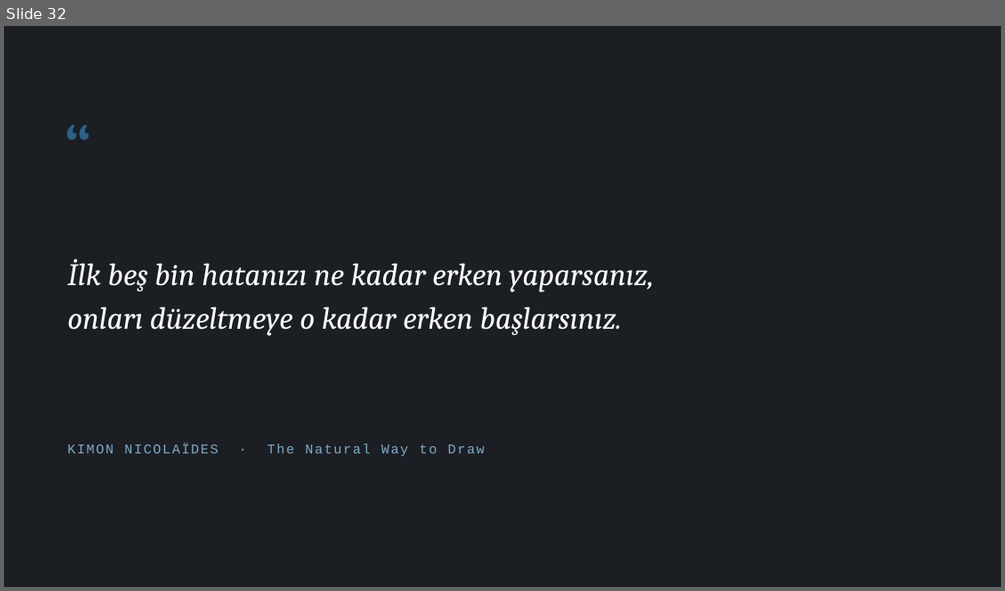
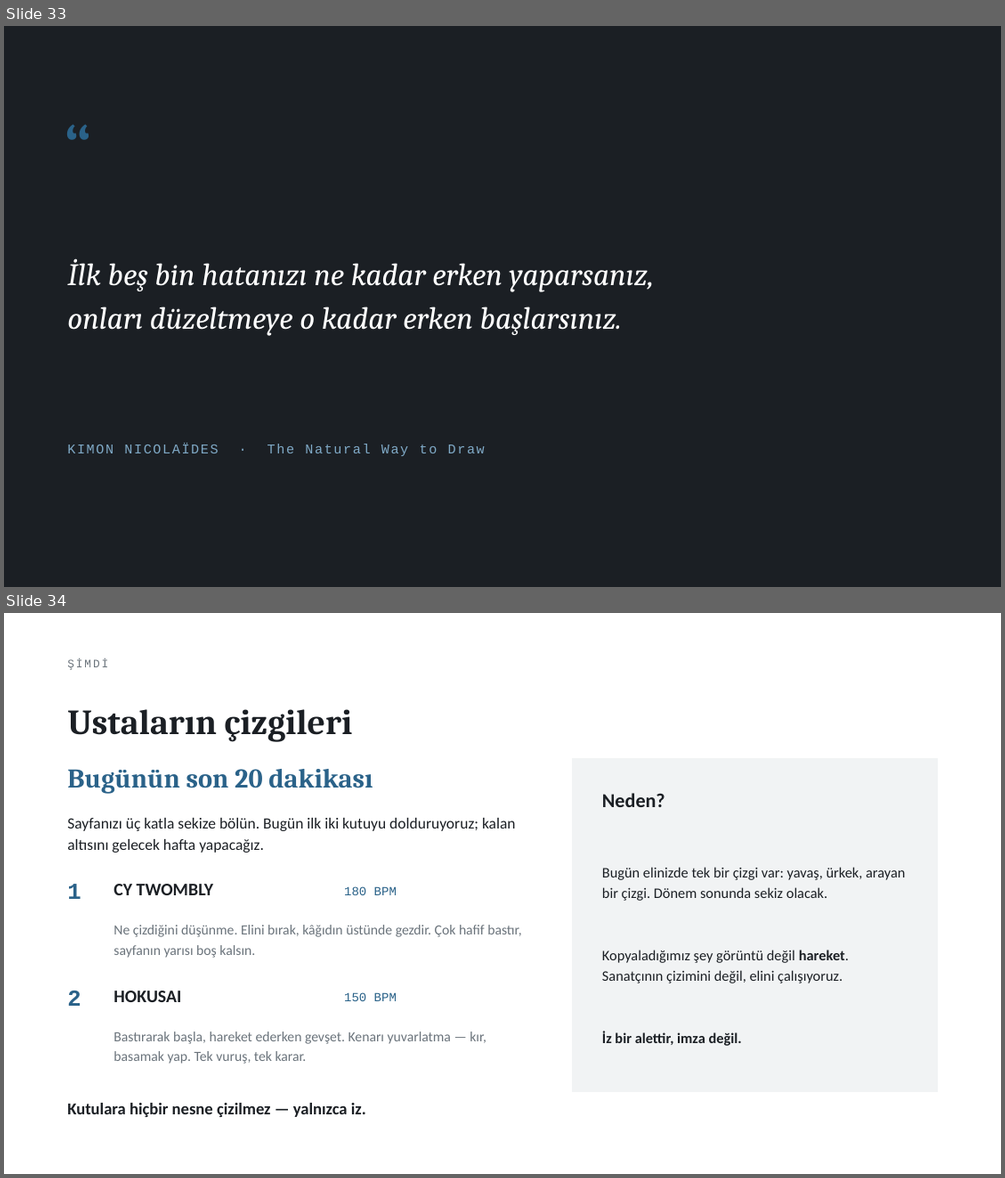
Before and after one commit to bunal91/sanat-ve-mekan, a slide deck: ders/serbest-cizim-teknikleri/02-1hafta-sunum.pptx. Shown one above the other, each under a label of ours: slide 32 before the commit, slides 33 and 34 after it. The pictures are 1005x591 and 1005x1178 pixels, drawn with LibreOffice and Linux fonts; fonts in the diff are those of the drawing. Boxes give left, top, right and bottom in pixels: in the first picture for what was removed or moved away, otherwise in the second. Text is boxed around its words. In the diff, an @@ line names an element or a change of style, - is before the commit and + after.

```diff
--- a/ders/serbest-cizim-teknikleri/02-1hafta-sunum.pptx
+++ b/ders/serbest-cizim-teknikleri/02-1hafta-sunum.pptx
@@ slide 34 added at (x1=4, y1=613, x2=1001, y2=1174), background #FFFFFF @@
@@ text added at (x1=67, y1=659, x2=108, y2=670), 11 pt, text #6B747C @@
+ŞİMDİ
@@ text added at (x1=67, y1=709, x2=353, y2=742), 34 pt, text #1B1F24, bold @@
+Ustaların çizgileri
@@ text added at (x1=67, y1=769, x2=372, y2=794), 26 pt, text #2A6289, bold @@
+Bugünün son 20 dakikası
@@ rectangle added at (x1=573, y1=759, x2=938, y2=1092), fill #F1F3F4, outline #F1F3F4 1 pt @@
@@ text added at (x1=602, y1=793, x2=665, y2=807), 19 pt, text #1B1F24, bold @@
+Neden?
@@ text added at (x1=67, y1=818, x2=516, y2=852), 15 pt, text #1B1F24 @@
+Sayfanızı üç katla sekize bölün. Bugün ilk iki kutuyu dolduruyoruz; kalan altısını gelecek hafta yapacağız.
@@ text added at (x1=602, y1=867, x2=905, y2=1046), 14 pt, text #1B1F24 @@
+Bugün elinizde tek bir çizgi var: yavaş, ürkek, arayan bir çizgi. Dönem sonunda sekiz olacak.
+Kopyaladığımız şey görüntü değil hareket. Sanatçının çizimini değil, elini çalışıyoruz.
+İz bir alettir, imza değil.
@@ text added at (x1=67, y1=884, x2=81, y2=899), 22 pt, text #2A6289, bold @@
+1
@@ text added at (x1=113, y1=884, x2=213, y2=895), 17 pt, text #1B1F24, bold @@
+CY TWOMBLY
@@ text added at (x1=344, y1=886, x2=396, y2=895), 12 pt, text #2A6289 @@
+180 BPM
@@ text added at (x1=113, y1=925, x2=521, y2=957), 13.5 pt, text #6B747C @@
+Ne çizdiğini düşünme. Elini bırak, kâğıdın üstünde gezdir. Çok hafif bastır, sayfanın yarısı boş kalsın.
@@ text added at (x1=67, y1=990, x2=81, y2=1005), 22 pt, text #2A6289, bold @@
+2
@@ text added at (x1=113, y1=990, x2=181, y2=1002), 17 pt, text #1B1F24, bold @@
+HOKUSAI
@@ text added at (x1=344, y1=992, x2=396, y2=1001), 12 pt, text #2A6289 @@
+150 BPM
@@ text added at (x1=113, y1=1031, x2=486, y2=1063), 13.5 pt, text #6B747C @@
+Bastırarak başla, hareket ederken gevşet. Kenarı yuvarlatma — kır, basamak yap. Tek vuruş, tek karar.
@@ text added at (x1=67, y1=1103, x2=366, y2=1117), 16 pt, text #1B1F24, bold @@
+Kutulara hiçbir nesne çizilmez — yalnızca iz.
@@ what was slide 32 is now slide 33 @@
```
Also in this commit, not shown: 13 slides changed, 4 other slides added, 4 slides removed, 2 other files.
